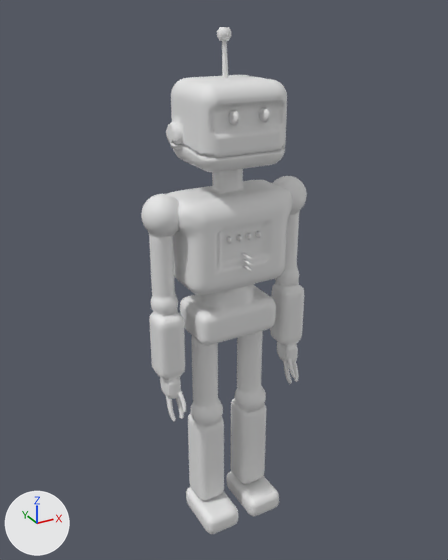
What one commit did to the OBJ model src/main/resources/assets/playercharacters/examples/Robot/model.obj.
Camera for both pictures: a 50 mm camera at (-1.079, -1.93, 2.066) aimed at (-0.008, 0.018, 1.092). The axes (+X, +Y, +Z) are drawn at lower left. The lights are the same throughout. The older version comes first. Where no turn or scale is listed for an object, it has been applied to the vertices.

Before the edit, the objects in view are built like this:
```python
me_left_arm = bpy.data.meshes.new('left_arm')
me_left_arm.from_pydata(...)  # 1046 vertices, 1056 faces; spans x 0.188..0.336, y -0.121..0.073, z 0.594..1.474
me_left_leg = bpy.data.meshes.new('left_leg')
me_left_leg.from_pydata(...)  # 1231 vertices, 1228 faces; spans x 0.027..0.183, y -0.17..0.08, z 0.0..0.895
me_right_leg = bpy.data.meshes.new('right_leg')
me_right_leg.from_pydata(...)  # 1231 vertices, 1228 faces; spans x -0.183..-0.027, y -0.17..0.08, z 0.0..0.895
ob_left_arm = bpy.data.objects.new('left_arm', me_left_arm)
ob_left_arm.location = (0.0, 0.0, 0.0)
ob_left_leg = bpy.data.objects.new('left_leg', me_left_leg)
ob_left_leg.location = (0.0, 0.0, 0.0)
ob_right_leg = bpy.data.objects.new('right_leg', me_right_leg)
ob_right_leg.location = (0.0, 0.0, 0.0)
# also in view: 'head' at (0.0, -0.011, 1.783); 'body' at (0.0, -0.022, 1.22); 'jaw' at (0.0, -0.039, 1.596); 'right_arm' at (-0.262, -0.024, 1.034)
```
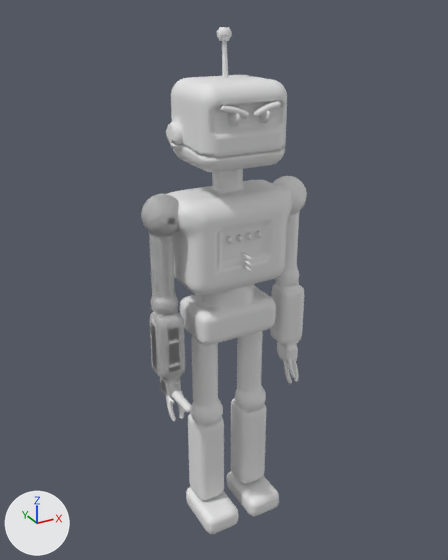
Changed parts and their boxes [x1, y1, x2, y2] in the pictures (448 x 560 px):
'mad_head', added: after [220, 101, 281, 126]
'middle_finger', added: after [166, 391, 193, 413]

The edits, one by one:
Mesh me_middle_finger is new.
It has 1072 vertices, 1084 faces and spans x -0.336..-0.188, y -0.209..0.073, z 0.669..1.474.
Mesh me_mad_head is new.
It has 188 vertices, 168 faces and spans x -0.115..0.115, y -0.175..-0.104, z 1.71..1.781.
Object 'middle_finger' (ob_middle_finger) is new; it shows me_middle_finger.
Its location is (0.0, 0.0, 0.0).
Object 'mad_head' (ob_mad_head) is new; it shows me_mad_head.
Its location is (0.0, 0.0, 0.0).
